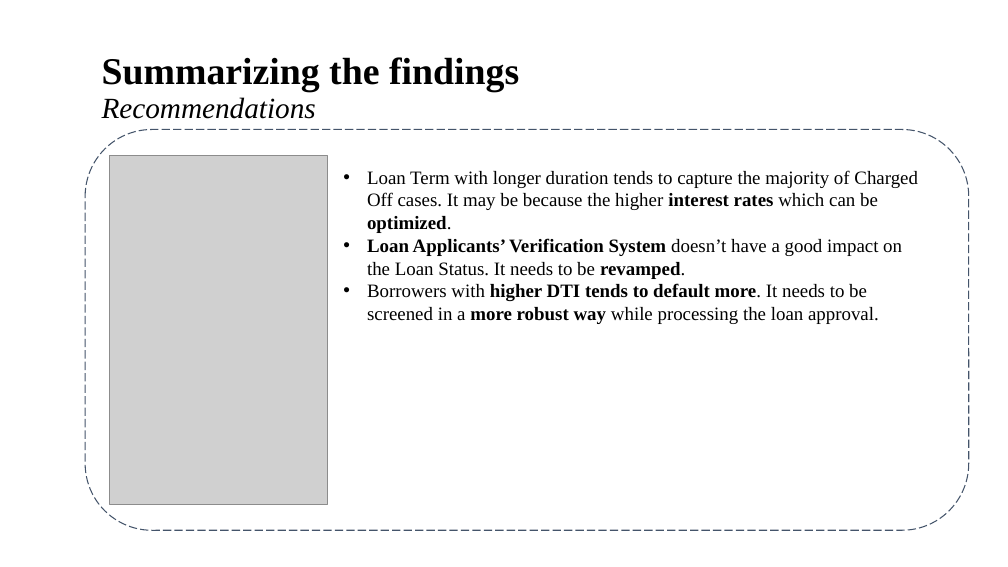
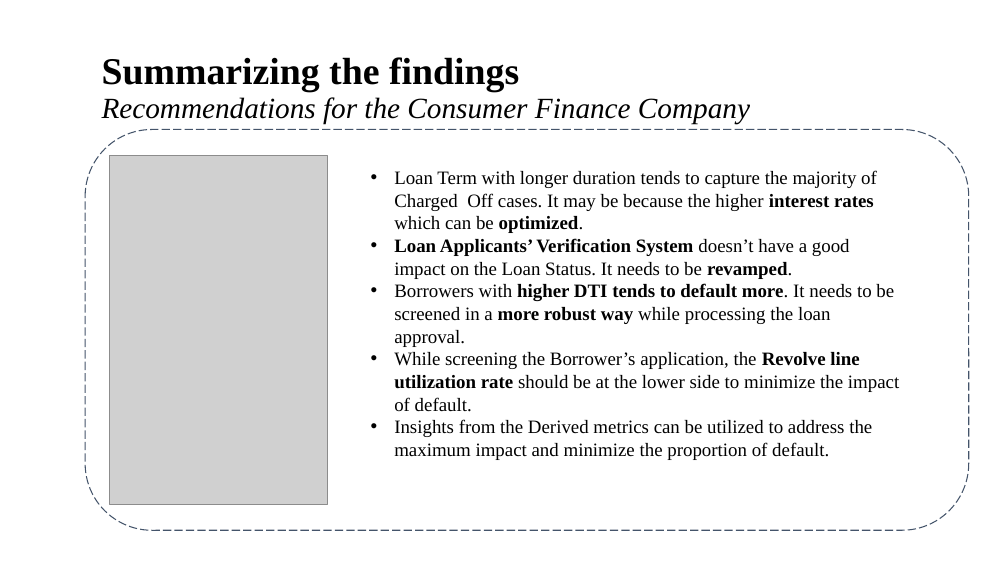
Before and after one commit to brijesh1100/P2-Gramener-Case-Study, a slide deck: slide 18 of Gramener_Case_Study_Presentation_SS.pptx. Drawn at 1008x567 pixels with LibreOffice and Linux fonts; fonts in the diff are those of the drawing; grey boxes stand for pictures; background and template pictures are left out. Boxes give left, top, right and bottom in pixels: in the first picture for what was removed or moved away, otherwise in the second. Text is boxed around its words. In the diff, an @@ line names an element or a change of style, - is before the commit and + after.

Commit message:
Added Changes

```diff
--- a/Gramener_Case_Study_Presentation_SS.pptx
+++ b/Gramener_Case_Study_Presentation_SS.pptx
@@ title at (102,57,750,123): text changed; size 36 to 27.9 pt; bold off; italic on @@
-Summarizing the findings
-Recommendations
+Summarizing the findings
+Recommendations for the Consumer Finance Company
@@ text "Loan Term with longer duration ...": place and size @@
-text "Loan Term with longer duration ..." at (367,170,918,324)
+text "Loan Term with longer duration ..." at (394,170,899,460)
@@ text at (394,352,899,460): paragraphs added @@
+• While screening the Borrower’s application, the Revolve line utilization rate should be at the lower side to minimize the impact of default.
+• Insights from the Derived metrics can be utilized to address the maximum impact and minimize the proportion of default.
```
Also in this commit, not shown: 1 other slide changed.
